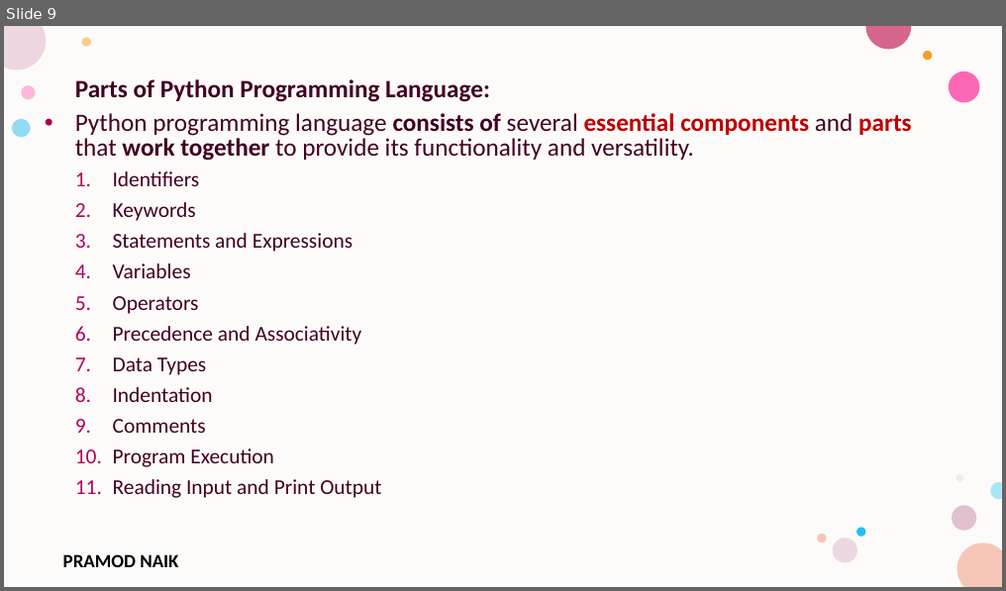
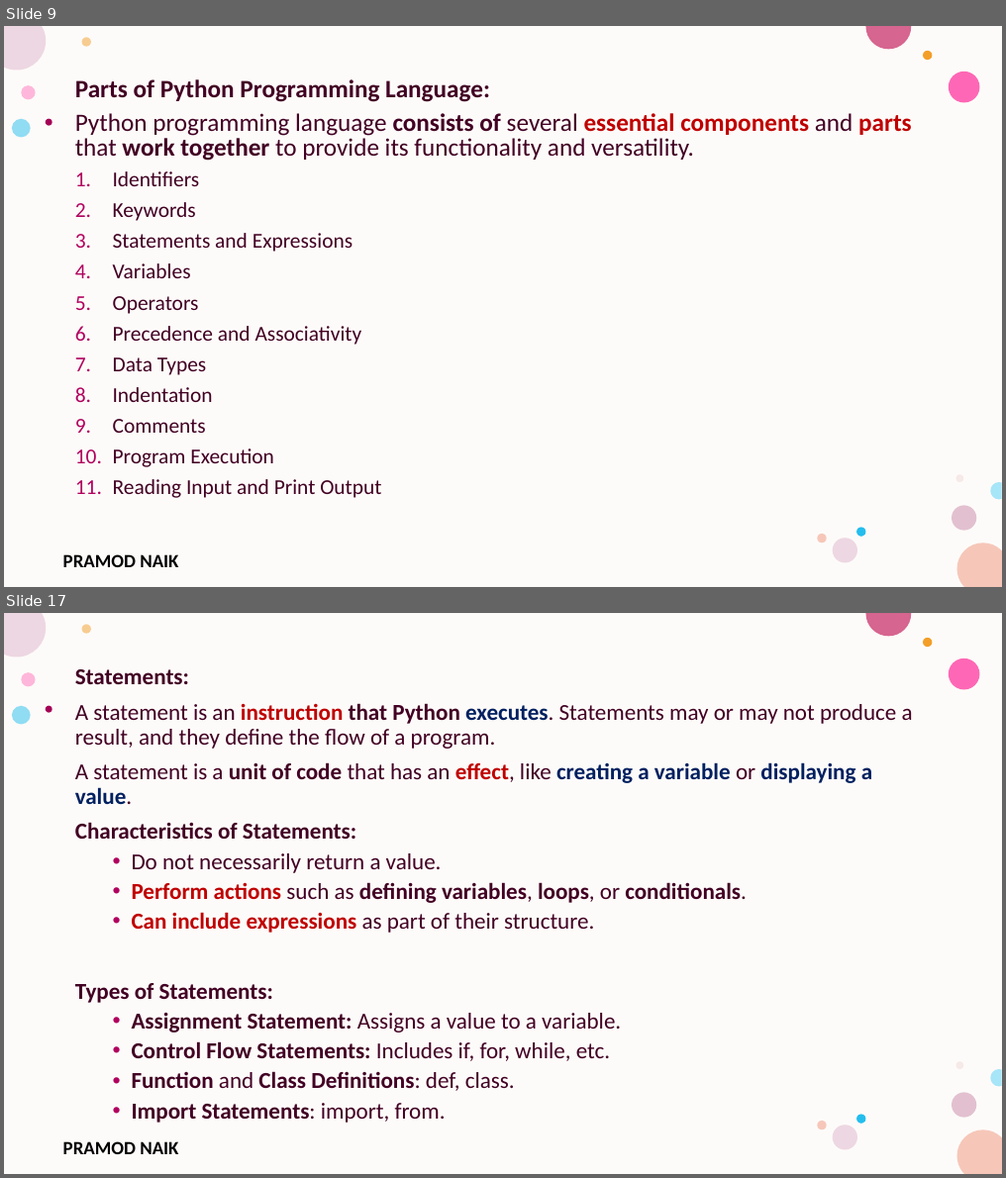
Before and after one commit to PRAMOD-VISHNU-NAIK/MCA-4th-Sem-Python-Shridevi-College, a slide deck: Theory Class-Notes/Module-1 Python Basic Concepts and Programming.pptx. Shown one above the other, each under a label of ours: slide 9 before the commit, slides 9 and 17 after it; the slides between them are not shown. The pictures are 1006x591 and 1006x1178 pixels, drawn with LibreOffice and Linux fonts; fonts in the diff are those of the drawing; background and template pictures are left out. Boxes give left, top, right and bottom in pixels: in the first picture for what was removed or moved away, otherwise in the second. Text is boxed around its words. In the diff, an @@ line names an element or a change of style, - is before the commit and + after.

```diff
--- a/Theory Class-Notes/Module-1 Python Basic Concepts and Programming.pptx
+++ b/Theory Class-Notes/Module-1 Python Basic Concepts and Programming.pptx
@@ slide 17 added at [4,613,1002,1174], background #FFFFFF; not listed: 17 template elements that a slide beside it also shows @@
@@ text added at [75,669,913,1123], 22 pt, text #420023, bold @@
+Statements:
+A statement is an instruction that Python executes. Statements may or may not produce a result, and they define the flow of a program.
+A statement is a unit of code that has an effect, like creating a variable or displaying a value.
+Characteristics of Statements:
+  • Do not necessarily return a value.
+  • Perform actions such as defining variables, loops, or conditionals.
+  • Can include expressions as part of their structure.
+Types of Statements:
+  • Assignment Statement: Assigns a value to a variable.
+  • Control Flow Statements: Includes if, for, while, etc.
+  • Function and Class Definitions: def, class.
+  • Import Statements: import, from.
```
Also in this commit, not shown: 1 slide changed, 11 other slides added.
